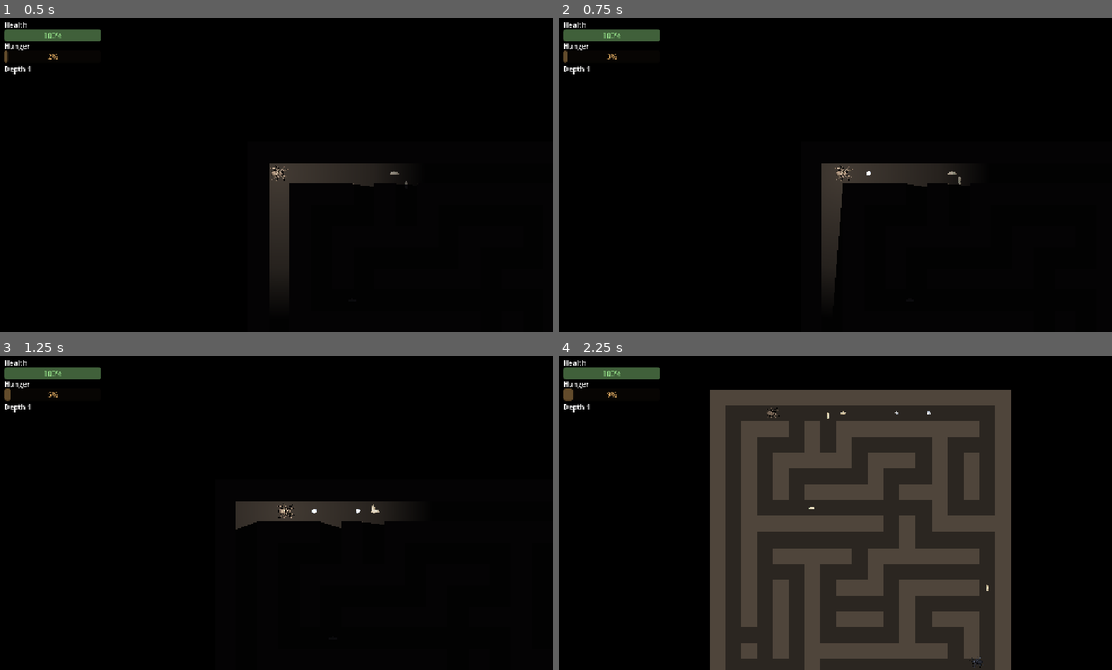
Above: before the commit, frames 1-4 (two rows, left to right).
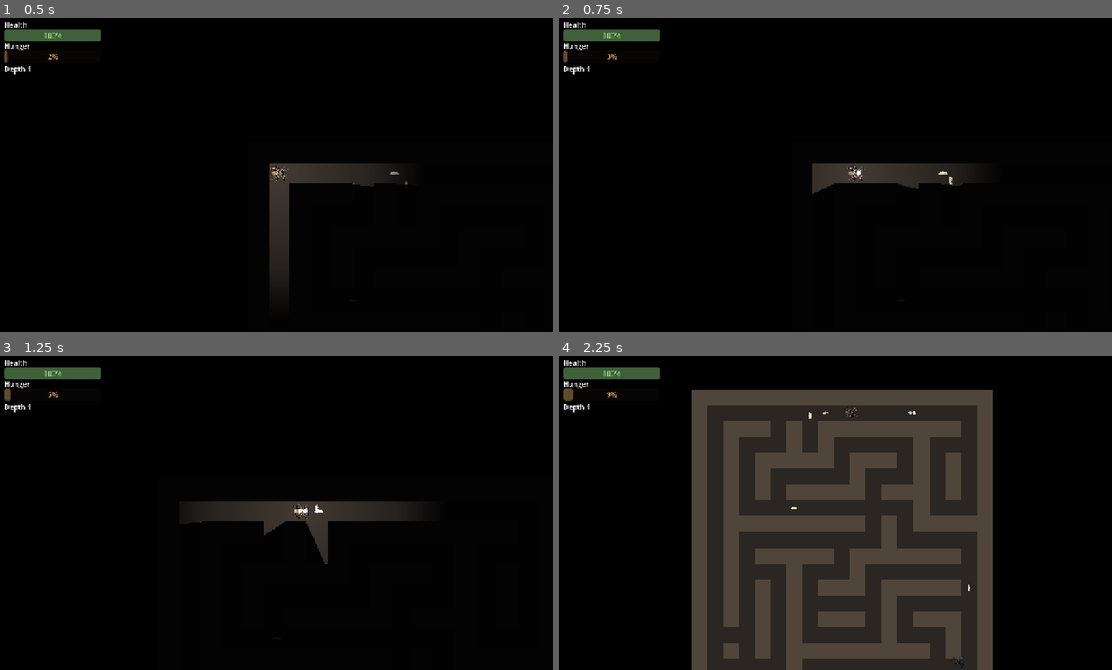
Above: after the commit, the same moments.

Repository: ehix/burrow
Game: Godot game, scene res://world/world.tscn
Same seed, same stepped clock (60 frames per second), same inputs: the game is played once before the commit and once after it.
Inputs (mouse positions are in pixels of both pictures, inside the frame that each line leads up to):
- Up to frame 1 (0.5 s): no input
- Up to frame 2 (0.75 s): tap Enter at 0.5 s; move the mouse to (962, 156) at 0.52 s; hold D (move_right) from 0.53 s (still down); hold Space (fire) from 0.53 s (still down); click (962, 156) at 0.67 s
- Up to frame 3 (1.25 s): keep holding D (move_right); keep holding Space (fire)
- Up to frame 4 (2.25 s): release D (move_right) at 1.25 s; release Space (fire) at 1.25 s; drag from (724, 525) to (846, 509) at 1.27 s; move the mouse to (896, 440) at 2.02 s; hold D (move_right) from 2.03 s (still down); hold L (toggle_darkness) from 2.03 s (still down)

Frame 1 is identical in both runs. In frame 2, 1.4% of the frame differs, in the area x 45-73%, y 46-85%; in frame 3, 1.3%; in frame 4, 26%, in the area x 23-82%, y 10-100%.

Commit message:
Player moves on the tile grid via GridMover
Co-Authored-By: Claude Opus 4.8 <noreply@anthropic.com>
Claude-Session: https://claude.ai/code/session_014WhKpuzmfoxFtBrc5icJUK

Diff:
--- a/entities/player/player.gd
+++ b/entities/player/player.gd
@@ -4,13 +4,12 @@
 ## traps, and carries HP + Hunger (via child components) between levels. Relays
 ## its component signals to the EventBus so the generic HUD can listen.
 
-@export var move_speed: float = 130.0
-
 @onready var health: HealthComponent = $HealthComponent
 @onready var hunger: HungerComponent = $HungerComponent
 @onready var web_emitter: WebEmitter = $WebEmitter
 @onready var trap_placer: TrapPlacer = $TrapPlacer
 @onready var sprite: Sprite2D = $Sprite
+@onready var _mover: GridMover = $GridMover
 
 var facing := Vector2.RIGHT
 var _dead := false
@@ -33,18 +32,31 @@
 func _physics_process(_delta: float) -> void:
 	if _dead:
 		return
-	var input := Input.get_vector("move_left", "move_right", "move_up", "move_down")
-	velocity = input * move_speed
-	if input != Vector2.ZERO:
-		facing = input.normalized()
-		# Sprite is drawn facing east (rotation 0), so aim it along movement.
-		sprite.rotation = facing.angle()
-	move_and_slide()
+	var dir := _dominant_dir(Input.get_vector("move_left", "move_right", "move_up", "move_down"))
+	if dir != Vector2i.ZERO:
+		facing = Vector2(dir)
+		sprite.rotation = facing.angle() # sprite drawn facing east (rotation 0)
+		_mover.try_step(dir)
 
 	if Input.is_action_pressed("fire"):
 		web_emitter.fire(global_position, facing, self)
 	if Input.is_action_just_pressed("place_trap"):
 		trap_placer.place(global_position, self)
+
+
+## Reduce analog movement input to one cardinal grid direction (ties -> x).
+static func _dominant_dir(input: Vector2) -> Vector2i:
+	if input.length_squared() < 0.04:
+		return Vector2i.ZERO
+	if absf(input.x) >= absf(input.y):
+		return Vector2i(int(signf(input.x)), 0)
+	return Vector2i(0, int(signf(input.y)))
+
+
+## Apply a web slow to this spider's movement (called by a web shot).
+func apply_web_slow(factor: float, duration: float) -> void:
+	if _mover != null:
+		_mover.apply_slow(factor, duration)
 
 
 ## Snapshot vitals into GameState before the level is freed on descent.
--- a/entities/player/player.tscn
+++ b/entities/player/player.tscn
@@ -1,6 +1,7 @@
-[gd_scene load_steps=14 format=3]
+[gd_scene load_steps=15 format=3]
 
 [ext_resource type="Script" path="res://entities/player/player.gd" id="1_player"]
+[ext_resource type="Script" path="res://components/grid_mover.gd" id="10_mover"]
 [ext_resource type="Script" path="res://components/health_component.gd" id="2_health"]
 [ext_resource type="Script" path="res://components/hunger_component.gd" id="3_hunger"]
 [ext_resource type="Script" path="res://components/web_emitter.gd" id="4_emitter"]
@@ -78,3 +79,8 @@
 energy = 1.5
 shadow_enabled = true
 texture_scale = 1.3
+
+[node name="GridMover" type="Node" parent="."]
+script = ExtResource("10_mover")
+tile_size = 48
+step_time = 0.12
--- /dev/null
+++ b/tests/test_player_input.gd
@@ -0,0 +1,22 @@
+extends GutTest
+## Player analog input reduces to a single cardinal grid direction.
+
+
+func test_pure_axes_map_straight_through() -> void:
+	assert_eq(Player._dominant_dir(Vector2(1, 0)), Vector2i.RIGHT)
+	assert_eq(Player._dominant_dir(Vector2(-1, 0)), Vector2i.LEFT)
+	assert_eq(Player._dominant_dir(Vector2(0, 1)), Vector2i.DOWN)
+	assert_eq(Player._dominant_dir(Vector2(0, -1)), Vector2i.UP)
+
+
+func test_zero_input_is_no_direction() -> void:
+	assert_eq(Player._dominant_dir(Vector2.ZERO), Vector2i.ZERO)
+
+
+func test_diagonal_resolves_to_dominant_axis() -> void:
+	assert_eq(Player._dominant_dir(Vector2(0.9, 0.3)), Vector2i.RIGHT)
+	assert_eq(Player._dominant_dir(Vector2(0.2, -0.8)), Vector2i.UP)
+
+
+func test_tie_favours_horizontal() -> void:
+	assert_eq(Player._dominant_dir(Vector2(0.5, 0.5)), Vector2i.RIGHT)
Not shown, added: tests/test_player_input.gd.uid
